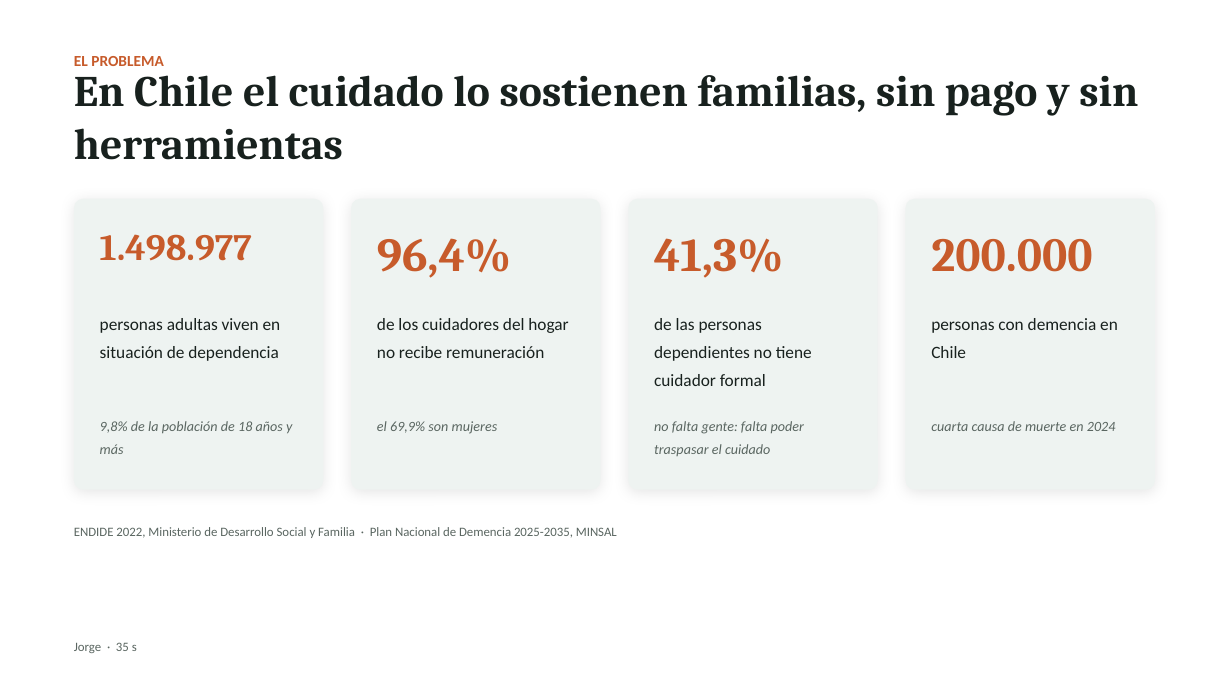
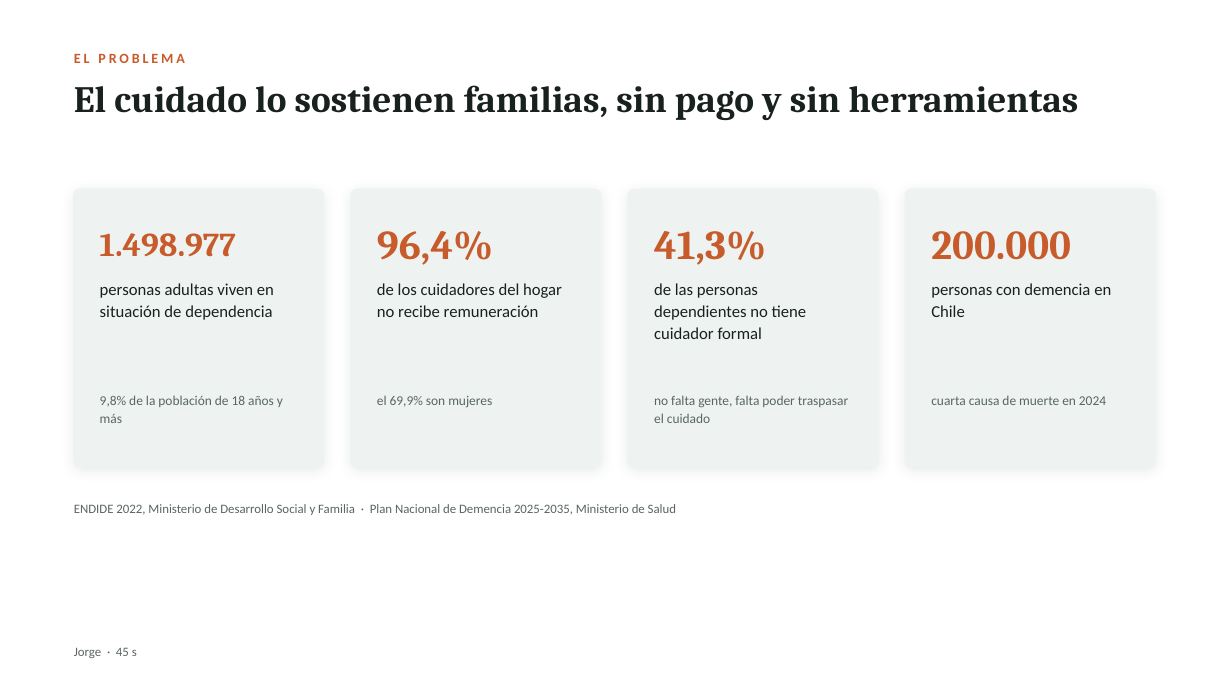
Before and after one commit to MartinHenriquez131/MATU, a slide deck: slide 2 of Fase 1/Evidencias Grupales/MATU_Presentacion_Fase1.pptx. Drawn at 1232x693 pixels with LibreOffice and Linux fonts; fonts in the diff are those of the drawing. Boxes give left, top, right and bottom in pixels: in the first picture for what was removed or moved away, otherwise in the second. Text is boxed around its words. In the diff, an @@ line names an element or a change of style, - is before the commit and + after.

```diff
--- a/Fase 1/Evidencias Grupales/MATU_Presentacion_Fase1.pptx
+++ b/Fase 1/Evidencias Grupales/MATU_Presentacion_Fase1.pptx
@@ text "EL PROBLEMA" at [74, 53, 185, 63]: size 12 to 11 pt, letter spacing 0 to 2.2 pt @@
@@ text at [74, 85, 1079, 120]: text changed; size 34 to 29 pt @@
-En Chile el cuidado lo sostienen familias, sin pago y sin herramientas
+El cuidado lo sostienen familias, sin pago y sin herramientas
@@ text "El cuidado lo sostienen familias, ..." at [74, 85, 1079, 120]: vertical alignment middle to top @@
@@ rounded rectangle: place and size @@
-rounded rectangle at [74, 199, 323, 490]
+rounded rectangle at [74, 189, 323, 467]
@@ outline none to #EEF3F1 1 pt; shadow changed; proportions changed in 4 elements at [74, 189, 323, 467], [628, 189, 878, 467], [906, 189, 1155, 467], [351, 189, 601, 467] @@
@@ rounded rectangle: place and size @@
-rounded rectangle at [351, 199, 601, 490]
+rounded rectangle at [351, 189, 601, 467]
@@ rounded rectangle: place and size @@
-rounded rectangle at [628, 199, 878, 490]
+rounded rectangle at [628, 189, 878, 467]
@@ rounded rectangle: place and size @@
-rounded rectangle at [906, 199, 1155, 490]
+rounded rectangle at [906, 189, 1155, 467]
@@ text "1.498.977" at [100, 233, 236, 257]: size 29 to 26 pt; vertical alignment top to middle @@
@@ text "96,4%": place and size @@
-text "96,4%" at [377, 238, 511, 278]
+text "96,4%" at [377, 231, 493, 265]
@@ text "41,3%": place and size @@
-text "41,3%" at [654, 238, 783, 278]
+text "41,3%" at [654, 231, 766, 265]
@@ size 37 to 32 pt; vertical alignment top to middle in 3 elements at [377, 231, 493, 265], [654, 231, 766, 265], [931, 231, 1071, 260] @@
@@ text "200.000": place and size @@
-text "200.000" at [931, 239, 1092, 272]
+text "200.000" at [931, 231, 1071, 260]
@@ text "personas adultas viven en situación ...": place and size @@
-text "personas adultas viven en situación ..." at [100, 318, 281, 361]
+text "personas adultas viven en situación ..." at [100, 283, 274, 320]
@@ text "de los cuidadores del hogar ...": place and size @@
-text "de los cuidadores del hogar ..." at [377, 318, 568, 358]
+text "de los cuidadores del hogar ..." at [377, 283, 562, 317]
@@ text "de las personas dependientes no ...": place and size @@
-text "de las personas dependientes no ..." at [654, 318, 812, 386]
+text "de las personas dependientes no ..." at [654, 283, 807, 339]
@@ size 13.5 to 13 pt; line spacing 1.33 to 17pt in 4 elements at [100, 283, 274, 320], [377, 283, 562, 317], [654, 283, 807, 339], [931, 283, 1111, 317] @@
@@ text "personas con demencia en Chile": place and size @@
-text "personas con demencia en Chile" at [931, 318, 1118, 358]
+text "personas con demencia en Chile" at [931, 283, 1111, 317]
@@ text at [654, 396, 848, 423]: text changed; size 11 to 10.5 pt; italic off @@
-no falta gente: falta poder traspasar el cuidado
+no falta gente, falta poder traspasar el cuidado
@@ 3 texts: place and size @@
-3 texts at [100, 421, 1116, 454]
+3 texts at [100, 395, 1106, 423]
@@ size 11 to 10.5 pt, italic off; line spacing 1.36 to 14pt in 3 elements at [100, 395, 283, 423], [377, 396, 492, 408], [931, 396, 1106, 405] @@
@@ text at [74, 504, 676, 515]: text changed @@
-ENDIDE 2022, Ministerio de Desarrollo Social y Familia · Plan Nacional de Demencia 2025-2035, MINSAL
+ENDIDE 2022, Ministerio de Desarrollo Social y Familia · Plan Nacional de Demencia 2025-2035, Ministerio de Salud
@@ text at [74, 648, 137, 658]: text changed @@
-Jorge · 35 s
+Jorge · 45 s
```
Also in this commit, not shown: 7 other slides changed, 3 slides added.
